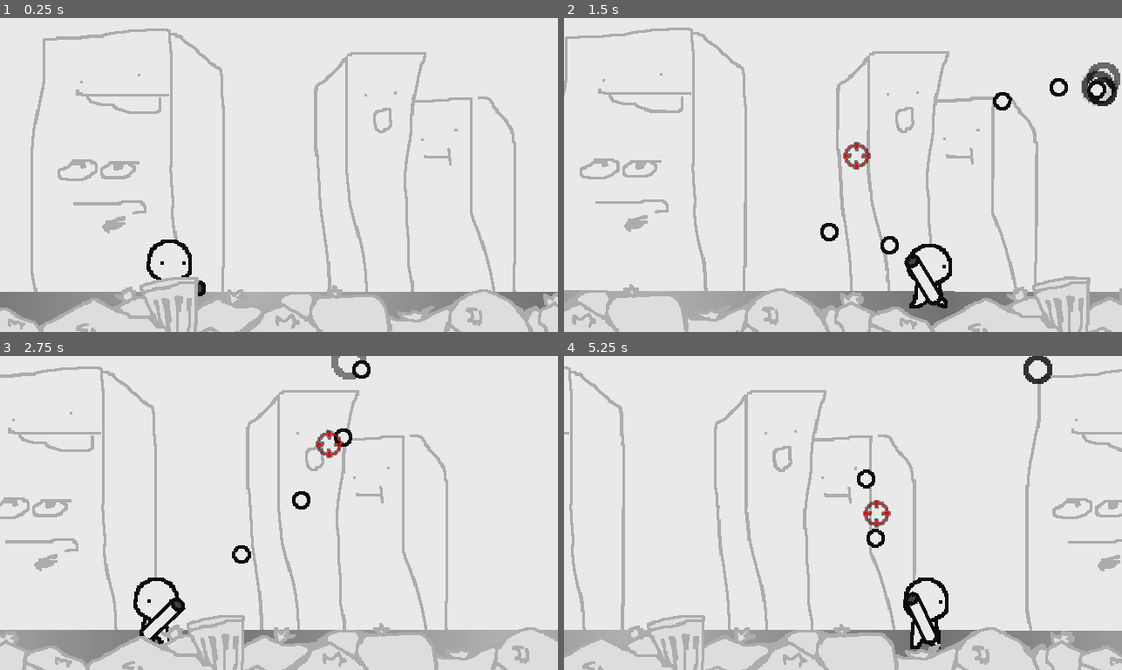
Above: before the commit, frames 1-4 (two rows, left to right).
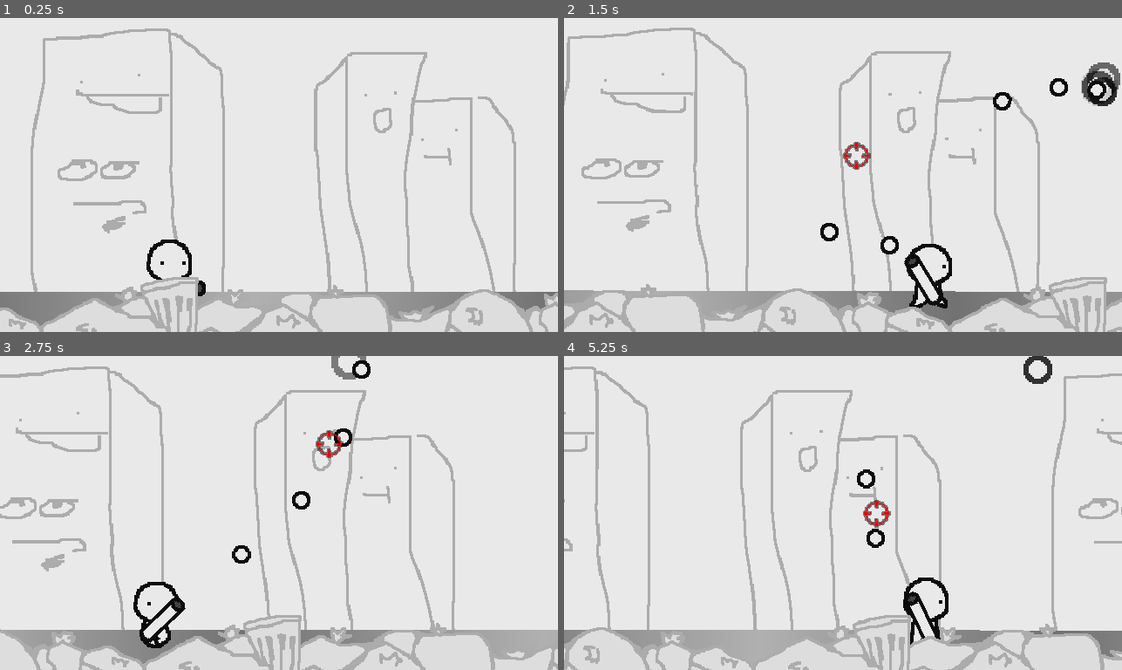
Above: after the commit, the same moments.

Repository: dranik544/explanation-overdue
Game: Godot game, scene res://scenes/main.tscn
Same seed, same stepped clock (60 frames per second), same inputs: the game is played once before the commit and once after it.
Inputs (mouse positions are in pixels of both pictures, inside the frame that each line leads up to):
- Up to frame 1 (0.25 s): no input
- Up to frame 2 (1.5 s): tap Enter at 0.5 s; move the mouse to (965, 159) at 0.52 s; press the mouse at (965, 159) at 0.53 s; hold D (RIGHT) 0.53-1.25 s; tap W (JUMP) at 0.77 s; release the mouse at (965, 159) at 1.25 s; drag from (731, 190) to (1105, 87) at 1.27 s
- Up to frame 3 (2.75 s): move the mouse to (334, 443) at 2.02 s; press the mouse at (334, 443) at 2.03 s; hold A (LEFT) from 2.03 s (still down)
- Up to frame 4 (5.25 s): release A (LEFT) at 2.75 s; release the mouse at (898, 443) at 2.75 s; drag from (815, 575) to (926, 368) at 2.77 s; move the mouse to (1010, 560) at 3.52 s; press the mouse at (1010, 560) at 3.53 s; hold D (RIGHT) 3.53-4.25 s; tap W (JUMP) at 3.77 s; release the mouse at (1010, 560) at 4.25 s; drag from (675, 465) to (921, 550) at 4.27 s; move the mouse to (870, 513) at 5.02 s; press the mouse at (870, 513) at 5.03 s; hold D (RIGHT) from 5.03 s (still down)

The runs differ from the first frame. In frame 1, 0.5% of the frame differs, in the area x 1-100%, y 5-100%; in frame 2, 9.5%; in frame 3, 13%; in frame 4, 15%, in the area x 0-100%, y 3-100%.

Commit message:
обвнолены модификаторы и пул блоков

Diff:
--- a/global.gd
+++ b/global.gd
@@ -13,7 +13,7 @@
 	"res://scenes/main.tscn"        # hell
 ]
 
-# --- модификации значений ---
+# --- модификаторы ---
 # игрок
 var multiplierPlayerSpeed: float =                    1.0
 var multiplierPlayerJumpVelocity: float =             1.0
@@ -27,6 +27,9 @@
 var multiplierSpeedLocAcceleration: float =           1.0
 # блок
 var multiplierBlockHealth: float =                    1.0
+var multiplierBlockPoolBlocksBeforePortal: float =    1.0
+var multiplierBlockPoolMinInterval: float =           1.0
+var multiplierBlockPoolMaxInterval: float =           1.0
 
 # --- настройки ---
 var sensivityMove: float = 1.5
--- a/scenes/block_pool.gd
+++ b/scenes/block_pool.gd
@@ -11,6 +11,17 @@
 
 
 func _ready():
+	# модификаторы
+	minInterval *= Global.multiplierBlockPoolMinInterval
+	maxInterval *= Global.multiplierBlockPoolMaxInterval
+	neededBlocksSpawnForSpawnFinalPortal *= Global.multiplierBlockPoolBlocksBeforePortal
+
+	# получаем всех ДЕТЕЙ
+	pool = get_children()
+	for i in pool:
+		add_child(i.duplicate()) # <- дублируем все группы блоков, чтобы
+								 #    их всегда было в достатке в пуле
+
 	# получаем всех ДЕТЕЙ
 	pool = get_children()
 	for i in pool:
--- a/scenes/main.tscn
+++ b/scenes/main.tscn
@@ -52,7 +52,6 @@
 
 [node name="main" type="Node2D"]
 script = ExtResource( 9 )
-speedLocAcceleration = 12.0
 
 [node name="visual" type="Node2D" parent="."]
 
